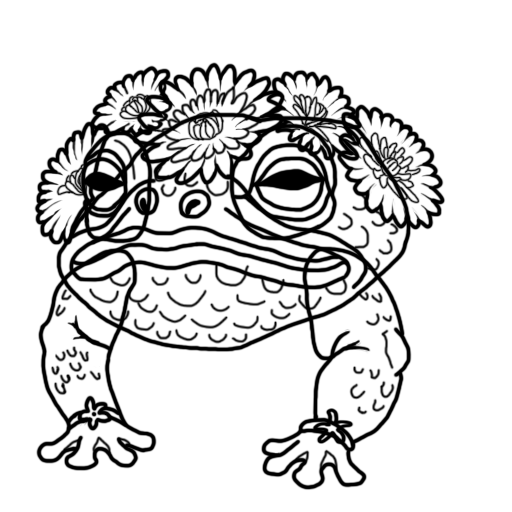
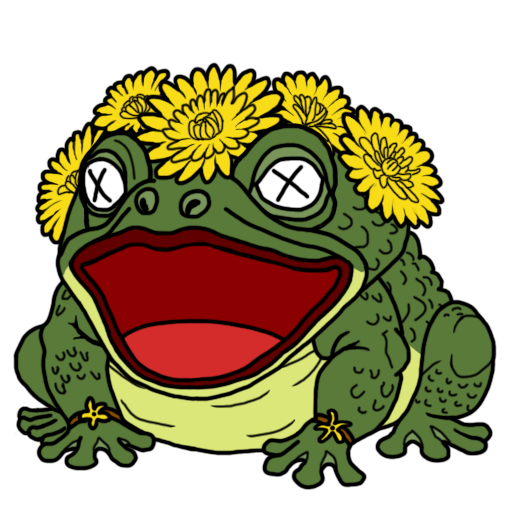
Layers edited between the first and the second (512, 512) image:
renamed "Head" to "Palette", hid it, moved it above "Mouth", painted on it over bbox(13, 66, 497, 353)
added group "Mouth" (1st of 2) with 2 layers above "Eyes" over bbox(54, 175, 370, 402)
added layer "Mouth copy" in group "Mouth" over bbox(54, 175, 370, 402)
moved "Mouth" (2nd of 2, in "Mouth") into group "Mouth", painted on it over bbox(58, 173, 369, 291)
added group "leftEye" (1st of 2, in "Eyes") with 4 layers in group "Eyes" over bbox(228, 122, 339, 242)
added layer "leftDeadEye" in group "leftEye" over bbox(228, 122, 339, 242)
renamed "RightPupil" to "leftEye", moved it into group "leftEye", painted on it over bbox(228, 122, 339, 242)
painted on "Dandelion4-1" over bbox(131, 66, 286, 187)
removed layer "Dandelion4" from group "Dandelions" over bbox(131, 66, 286, 187)
added group "Head" with 1 layers above "LeftArm" over bbox(55, 106, 412, 353)
added layer "Layer 45" in group "Head" over bbox(55, 106, 412, 353)
added group "LeftArm" with 1 layers above "BackDandelions" over bbox(260, 245, 412, 486)
moved "LeftARm" into group "LeftArm", painted on it over bbox(260, 245, 412, 486)
added group "RightArm" (1st of 2) with 1 layers above "LeftLeg" over bbox(35, 247, 157, 467)
moved "RightArm" (2nd of 2, in "RightArm") into group "RightArm", painted on it over bbox(35, 247, 157, 467)
added group "LeftLeg" (1st of 2) with 1 layers above "Body" over bbox(374, 299, 497, 464)
added layer "LeftLeg" (2nd of 2, in "LeftLeg") in group "LeftLeg" over bbox(374, 299, 497, 464)
added group "Body" (1st of 2) with 1 layers above "RightLeg" over bbox(72, 169, 477, 457)
added layer "Body" (2nd of 2, in "Body") in group "Body" over bbox(72, 169, 477, 457)
added group "RightLeg" (1st of 2) with 1 layers above "Layer 10" over bbox(13, 321, 140, 451)
added layer "RightLeg" (2nd of 2, in "RightLeg") in group "RightLeg" over bbox(13, 321, 140, 451)
…and 18 more changes (8 added, 4 painted, 6 removed, 1 stack)
